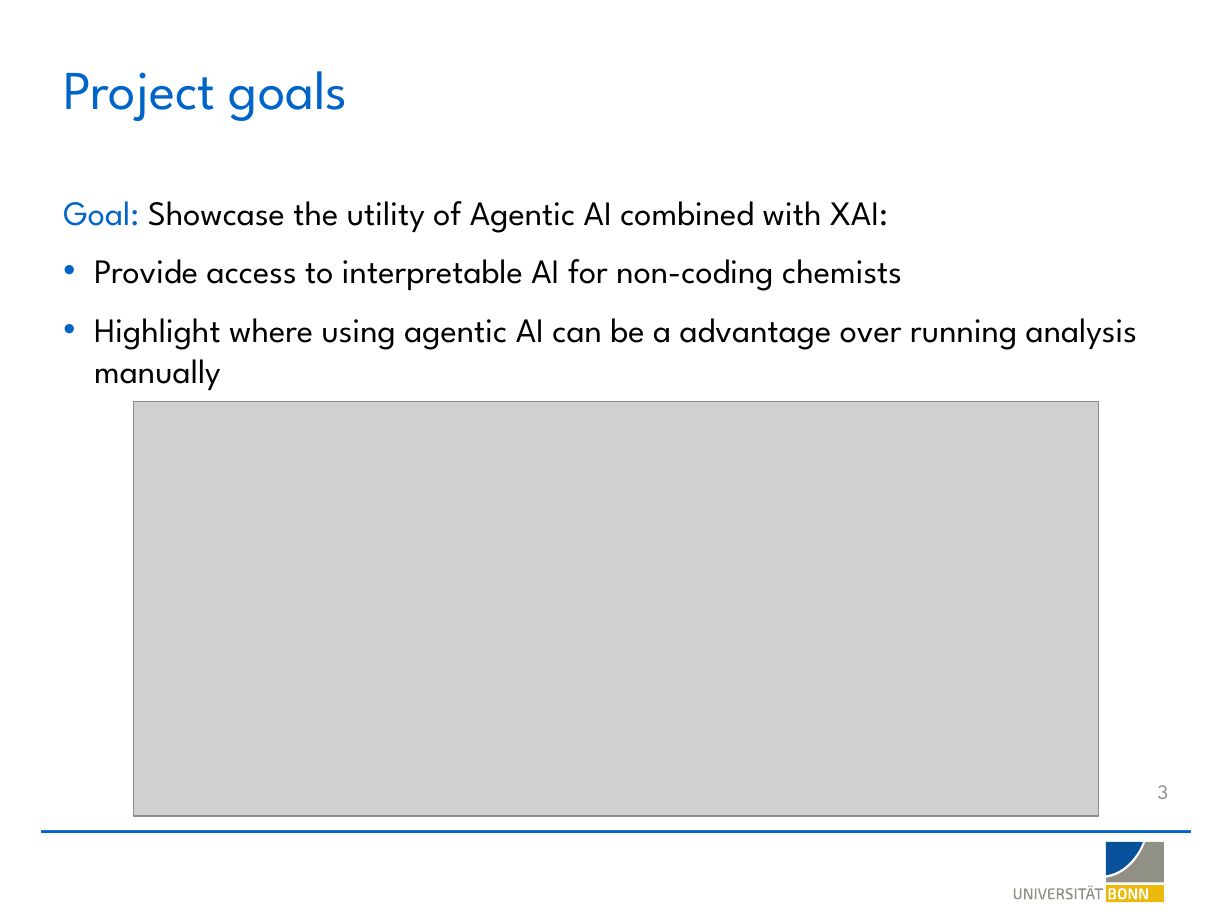
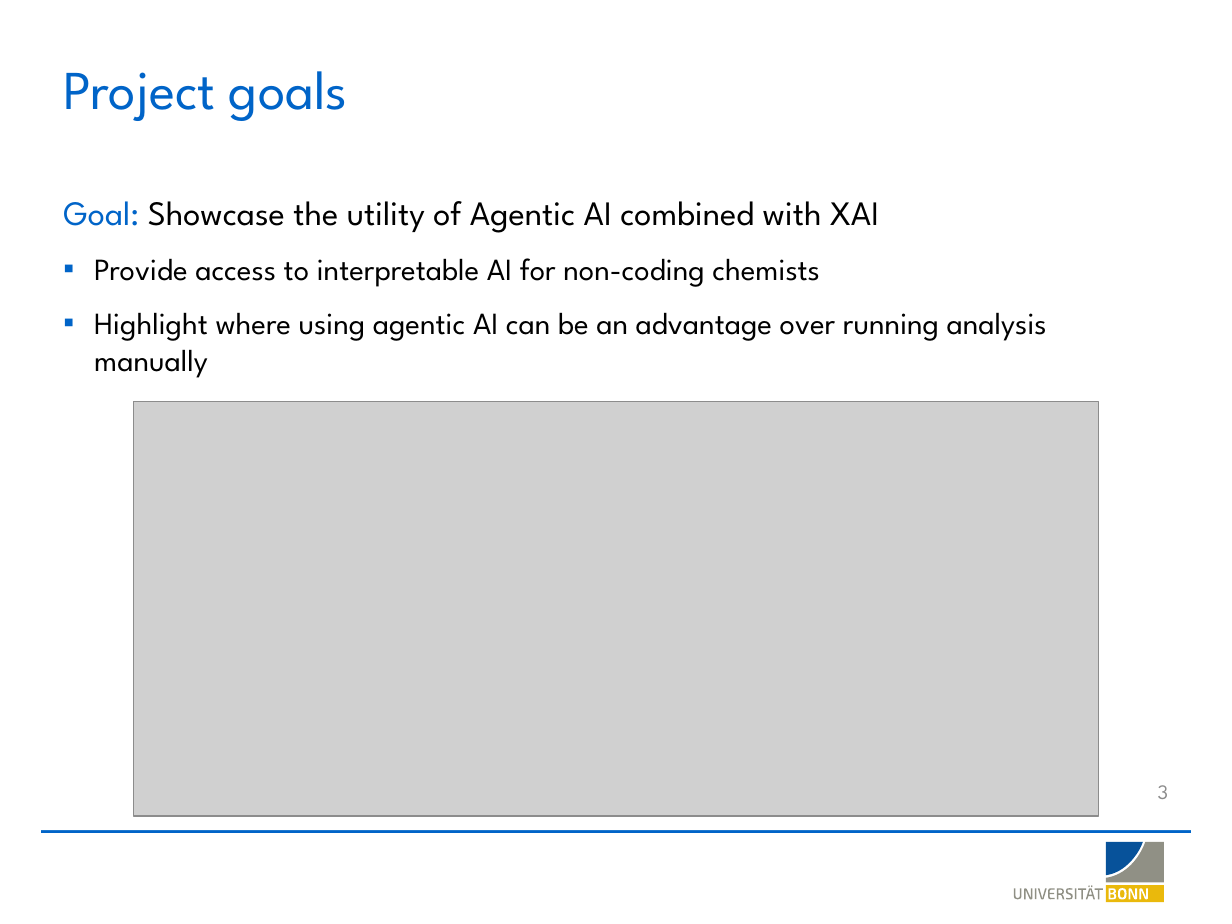
Before and after one commit to LSI-Uni-Bonn/ChemicHAL, a slide deck: slide 3 of slides/AI_Agent_Explainability.pptx. Drawn at 1232x924 pixels with LibreOffice and Linux fonts; fonts in the diff are those of the drawing; grey boxes stand for pictures; background and template pictures are left out. Boxes give left, top, right and bottom in pixels: in the first picture for what was removed or moved away, otherwise in the second. Text is boxed around its words. In the diff, an @@ line names an element or a change of style, - is before the commit and + after.

Commit message:
Update presentation slides for AI Agent Explainability and Figures

```diff
--- a/slides/AI_Agent_Explainability.pptx
+++ b/slides/AI_Agent_Explainability.pptx
@@ text at (63,201,879,233): text changed @@
-Goal: Showcase the utility of Agentic AI combined with XAI:
+Goal: Showcase the utility of Agentic AI combined with XAI
@@ text at (94,258,820,287): size 20 to 18 pt in "Provide access to interpretable AI for non-coding ..."; bullet • to ▪ @@
@@ text at (94,312,1047,378): text changed; size 20 to 18 pt @@
-• Highlight where using agentic AI can be a advantage over running analysis manually
+▪ Highlight where using agentic AI can be an advantage over running analysis manually
```
Also in this commit, not shown: 2 other slides changed, 2 slides added, 1 other file.
